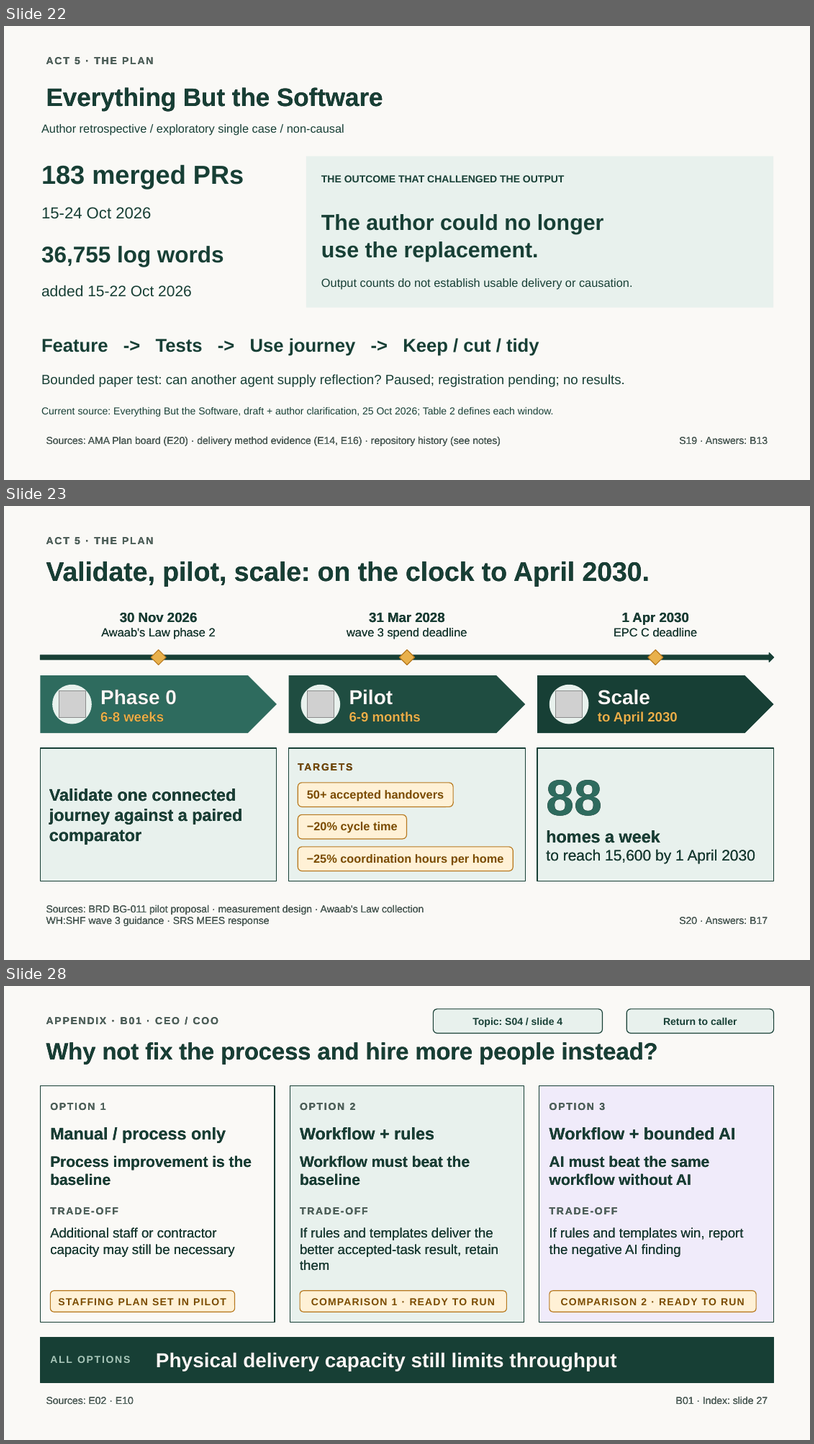
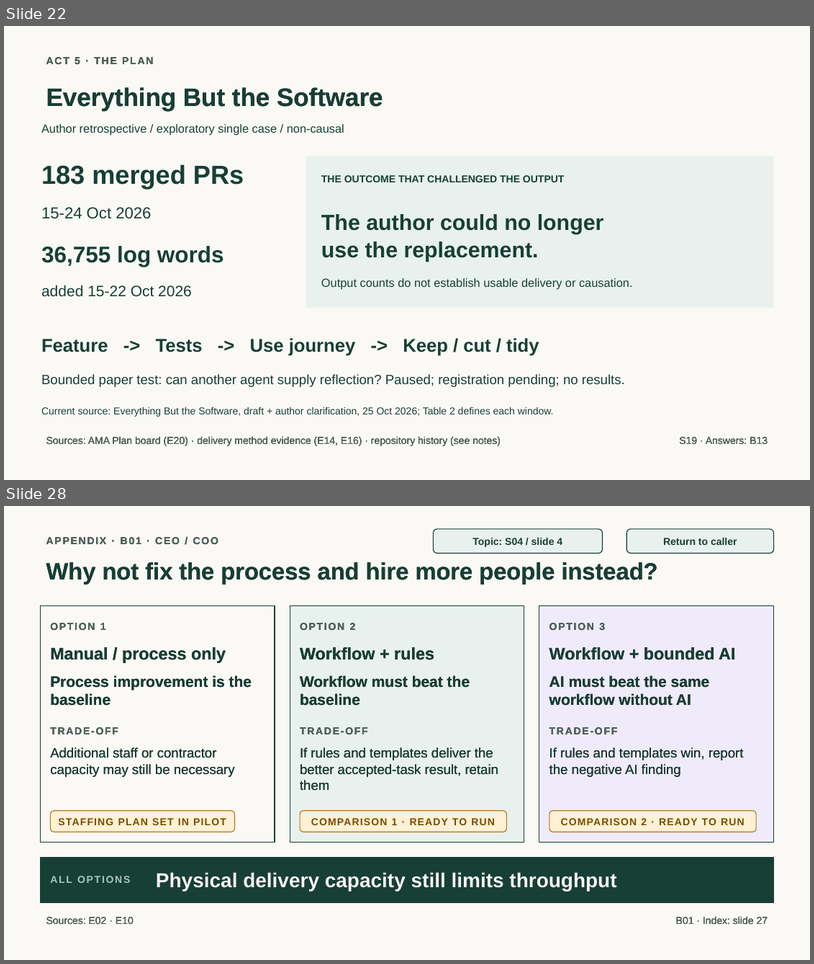
Before and after one commit to jmservera/ama, a slide deck: docs/capstone/deck/zava-forward-cowork-v2-draft.pptx. Shown one above the other, each under a label of ours: slides 22, 23 and 28 before the commit, slides 22 and 28 after it; the slides between them are not shown. The pictures are 814x1444 and 814x964 pixels, drawn with LibreOffice and Linux fonts; fonts in the diff are those of the drawing; grey boxes stand for pictures. Boxes give left, top, right and bottom in pixels: in the first picture for what was removed or moved away, otherwise in the second. Text is boxed around its words. In the diff, an @@ line names an element or a change of style, - is before the commit and + after.

```diff
--- a/docs/capstone/deck/zava-forward-cowork-v2-draft.pptx
+++ b/docs/capstone/deck/zava-forward-cowork-v2-draft.pptx
@@ slide 23 removed at [4, 506, 810, 960], background #FAF9F6 @@
@@ text removed at [46, 537, 153, 545] @@
-ACT 5 · THE PLAN
@@ text removed at [46, 561, 650, 587] @@
-Validate, pilot, scale: on the clock to April 2030.
@@ text removed at [101, 613, 216, 639] @@
-30 Nov 2026
-Awaab's Law phase 2
@@ text removed at [347, 613, 468, 639] @@
-31 Mar 2028
-wave 3 spend deadline
@@ text removed at [614, 613, 698, 637] @@
-1 Apr 2030
-EPC C deadline
@@ right arrow removed at [40, 652, 774, 662] @@
@@ diamond removed at [151, 650, 166, 665] @@
@@ diamond removed at [399, 650, 415, 665] @@
@@ diamond removed at [648, 650, 664, 665] @@
@@ pentagon arrow removed at [40, 675, 277, 733] @@
@@ pentagon arrow removed at [289, 675, 525, 733] @@
@@ pentagon arrow removed at [538, 675, 774, 733] @@
@@ ellipse removed at [52, 685, 92, 723] @@
@@ picture removed at [59, 691, 85, 718] @@
@@ text removed at [100, 689, 177, 721] @@
-Phase 0
-6-8 weeks
@@ ellipse removed at [301, 685, 340, 723] @@
@@ picture removed at [308, 691, 334, 718] @@
@@ text removed at [350, 689, 421, 721] @@
-Pilot
-6-9 months
@@ ellipse removed at [550, 685, 589, 723] @@
@@ picture removed at [556, 691, 583, 718] @@
@@ text removed at [598, 689, 677, 724] @@
-Scale
-to April 2030
@@ rectangle removed at [40, 748, 277, 881] @@
@@ rectangle removed at [289, 748, 525, 881] @@
@@ text removed at [292, 753, 522, 782] @@
-TARGETS
@@ rectangle removed at [538, 748, 774, 881] @@
@@ rounded rectangle removed at [298, 782, 453, 807] @@
-50+ accepted handovers
@@ text removed at [546, 780, 756, 864] @@
-88
-homes a week
-to reach 15,600 by 1 April 2030
@@ text removed at [49, 788, 242, 844] @@
-Validate one connected journey against a paired comparator
@@ rounded rectangle removed at [298, 815, 407, 839] @@
-−20% cycle time
@@ rounded rectangle removed at [298, 847, 513, 871] @@
-−25% coordination hours per home
@@ text removed at [46, 904, 424, 926] @@
-Sources: BRD BG-011 pilot proposal · measurement design · Awaab's Law collection
-WH:SHF wave 3 guidance · SRS MEES response
@@ text removed at [679, 916, 768, 924] @@
-S20 · Answers: B17
```
Also in this commit, not shown: 5 slides changed, 3 slides added, 2 other slides removed, 20 other files.
